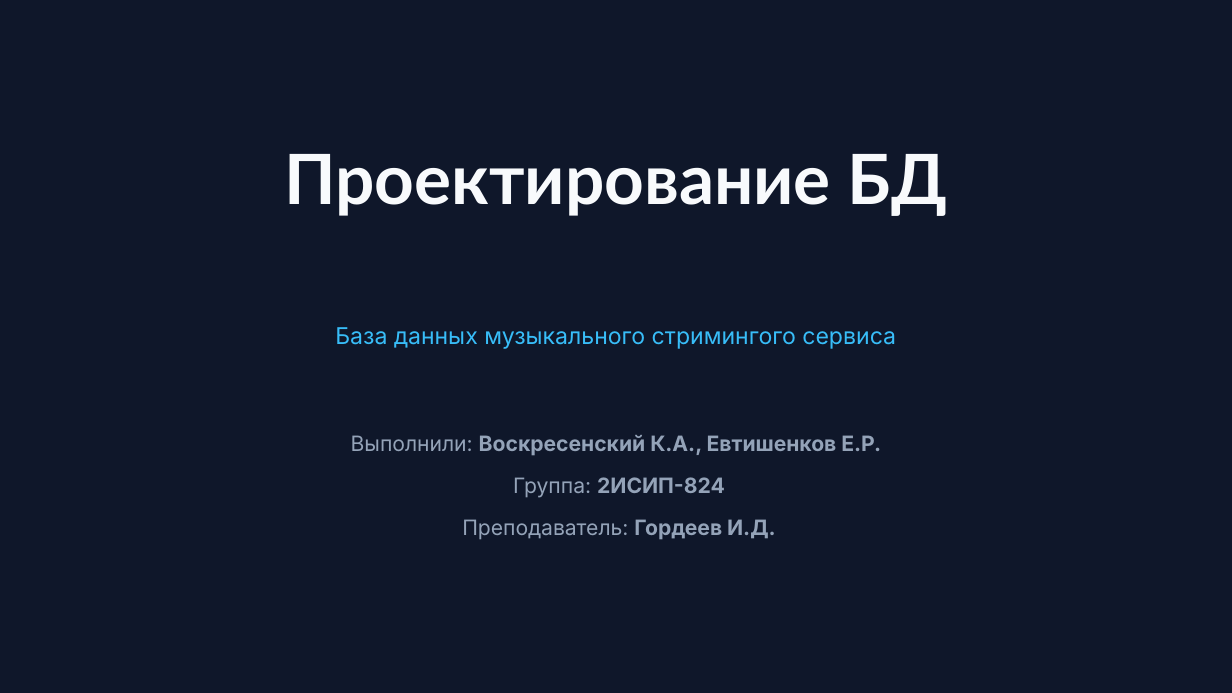
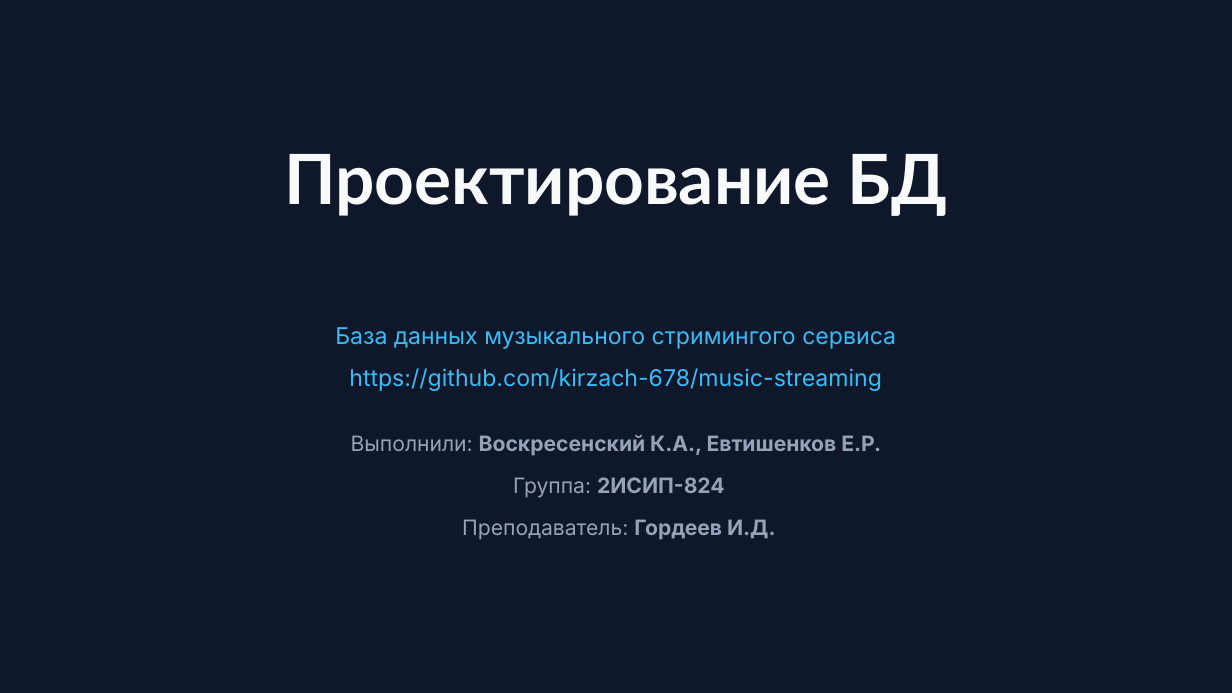
Before and after one commit to kirzach-678/music-streaming, a slide deck: slide 1 of slides.pptx. Drawn at 1232x693 pixels with LibreOffice and Linux fonts; fonts in the diff are those of the drawing; background and template pictures are left out. Boxes give left, top, right and bottom in pixels: in the first picture for what was removed or moved away, otherwise in the second. Text is boxed around its words. In the diff, an @@ line names an element or a change of style, - is before the commit and + after.

Commit message:
ссылка на репо в презентации

```diff
--- a/slides.pptx
+++ b/slides.pptx
@@ text at <box>349,368,882,391</box>: paragraph added @@
+https://github.com/kirzach-678/music-streaming
```
